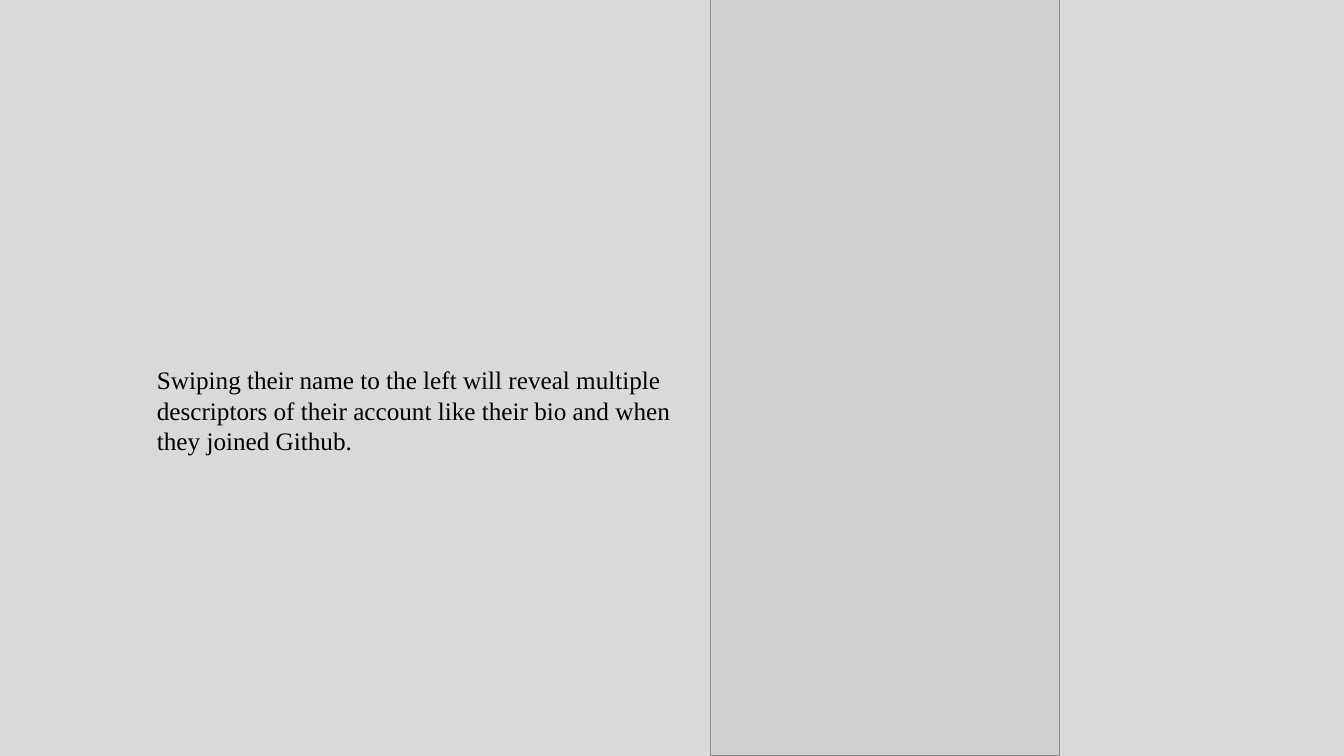
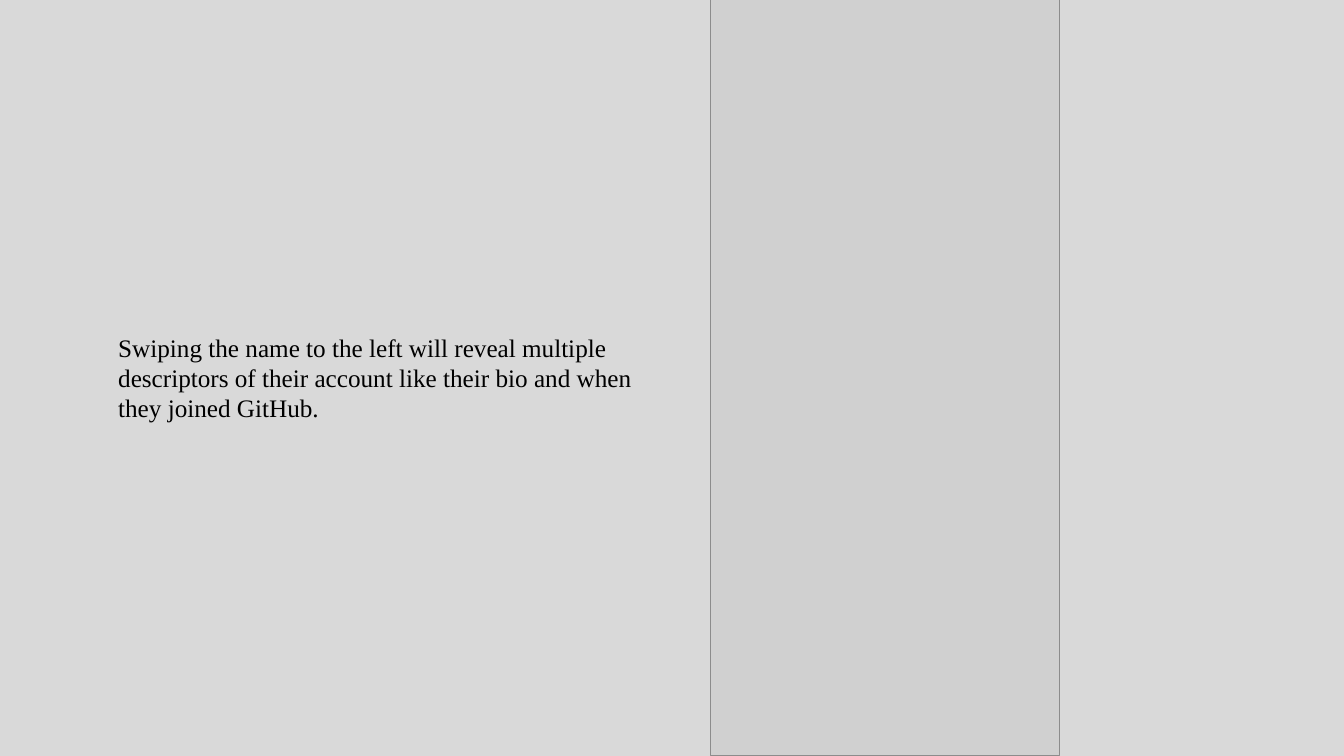
Before and after one commit to HenryCWoo/GitHub-App-with-React-Native, a slide deck: slide 5 of ManualTestPlan.pptx. Drawn at 1344x756 pixels with LibreOffice and Linux fonts; fonts in the diff are those of the drawing; grey boxes stand for pictures. Boxes give left, top, right and bottom in pixels: in the first picture for what was removed or moved away, otherwise in the second. Text is boxed around its words. In the diff, an @@ line names an element or a change of style, - is before the commit and + after.

```diff
--- a/ManualTestPlan.pptx
+++ b/ManualTestPlan.pptx
@@ text at <box>118,339,632,423</box>: text changed @@
-Swiping their name to the left will reveal multiple descriptors of their account like their bio and when they joined Github.
+Swiping the name to the left will reveal multiple descriptors of their account like their bio and when they joined GitHub.
```
Also in this commit, not shown: 1 other slide changed, 1 slide added.
